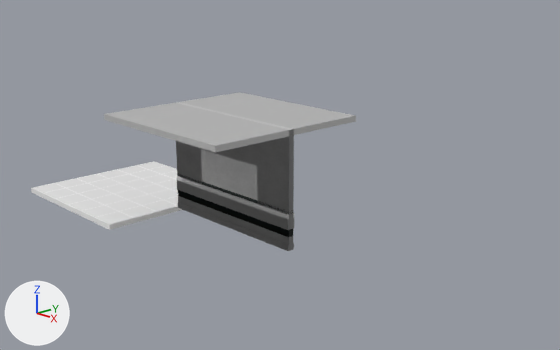
A saved change to the Blender file Assets/Models/Level/Level.blend.
One viewpoint serves both versions: a camera (50 mm lens) standing at (19.87, -16.31, 9.49) and looking at (1.15, 1.25, 1.99). Arrows for +X, +Y and +Z are at lower left; the lights stay in place. The same objects are shown in both versions, whatever each file hides.

The older version as bpy lines, for what is in view:
```python
ob_ceiling = bpy.data.objects.new('Ceiling', me_cube_009)
ob_ceiling.location = (0.0, 0.0, 4.0)
ob_ceiling.rotation_euler = (3.142, 0.0, 0.0)  # degrees (180, 0, 0)
ob_ceiling.scale = (3.0, 3.0, 0.1)
ob_floor = bpy.data.objects.new('Floor', me_cube)
ob_floor.location = (-6.14, 0.0, 0.0)
ob_floor.scale = (3.0, 3.0, 0.1)
ob_wall = bpy.data.objects.new('Wall', me_cube_008)
ob_wall.location = (0.0, 0.0, 2.1)
ob_wall.scale = (3.0, 0.1, 2.0)
ob_wall_window = bpy.data.objects.new('Wall_window', me_cube_001)
ob_wall_window.location = (0.0, 0.0, 2.1)
ob_wall_window.scale = (3.0, 0.1, 2.0)
```
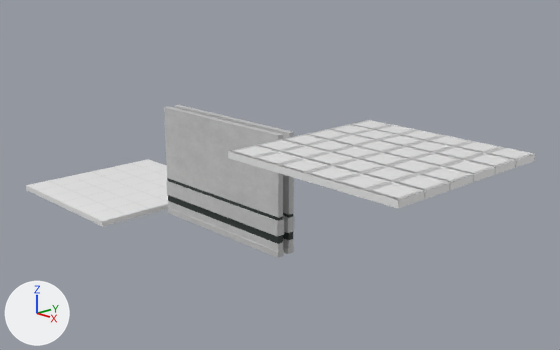
Location of each change, (x1, y1, x2, y2) in pixels of the pictures (560 x 350 px; the box of a moved part takes in the faces that stretch with it):
'Ceiling', reshaped, moved, turned: before (104, 92, 356, 152); after (228, 120, 535, 208)
'Wall', moved: before (176, 102, 294, 251); after (164, 106, 284, 258)
'Floor', moved: before (31, 161, 182, 230); after (26, 159, 168, 226)
part 1 of me_cube_001, moved or reshaped: before (176, 142, 294, 230); after (283, 177, 294, 233)

The change, as a diff of the scene's bpy script:
```diff
--- a/Assets/Models/Level/Level.blend.py
+++ b/Assets/Models/Level/Level.blend.py
@@ me_cube_001 @@
 # used by ob_wall_window; location = (0.0, 0.0, 2.1); scale = (3.0, 0.1, 2.0)
-me_cube_001.from_pydata(...)  # 126 vertices, 127 faces; spans x -1.0..1.0, y -1.42..1.42, z -1.0..1.0
+me_cube_001.from_pydata(...)  # 134 vertices, 133 faces; spans x -1.0..1.0, y -1.42..1.42, z -1.0..1.0
+# me_cube_001 part 1
+# 14 faces are deleted
+# 32 vertices in x -1.0..1.0, y -1.42..1.42, z -0.46 move by (0.0, 0.0, 0.08)
+# 4 vertices in x -1.0..1.0, y -1.0..1.0, z -0.46 move by (0.0, 0.0, 0.13)
+# 8 vertices are added at x -1.0..1.0, y -1.0..1.0, z -0.38..-0.33
+# 14 new faces join them, mat_pillar_white
+# 6 new faces join them, mat_pillar_grey (black #28322f)
 me_cube_001.materials.append(mat_pillar_grey)
@@ ob_floor @@
 ob_floor = bpy.data.objects.new('Floor', me_cube)
-ob_floor.location = (-6.14, 0.0, 0.0)
+ob_floor.location = (-6.62, 0.0, 0.0)
 ob_floor.scale = (3.0, 3.0, 0.1)
@@ ob_wall @@
 ob_wall = bpy.data.objects.new('Wall', me_cube_008)
-ob_wall.location = (0.0, 0.0, 2.1)
+ob_wall.location = (0.0, -0.46, 2.0)
 ob_wall.scale = (3.0, 0.1, 2.0)
@@ ob_ceiling @@
-ob_ceiling = bpy.data.objects.new('Ceiling', me_cube_009)
-ob_ceiling.location = (0.0, 0.0, 4.0)
-ob_ceiling.rotation_euler = (3.142, 0.0, 0.0)  # degrees (180, 0, 0)
+ob_ceiling = bpy.data.objects.new('Ceiling', me_cube_014)
+ob_ceiling.location = (6.57, 0.0, 3.94)
 ob_ceiling.scale = (3.0, 3.0, 0.1)
```
